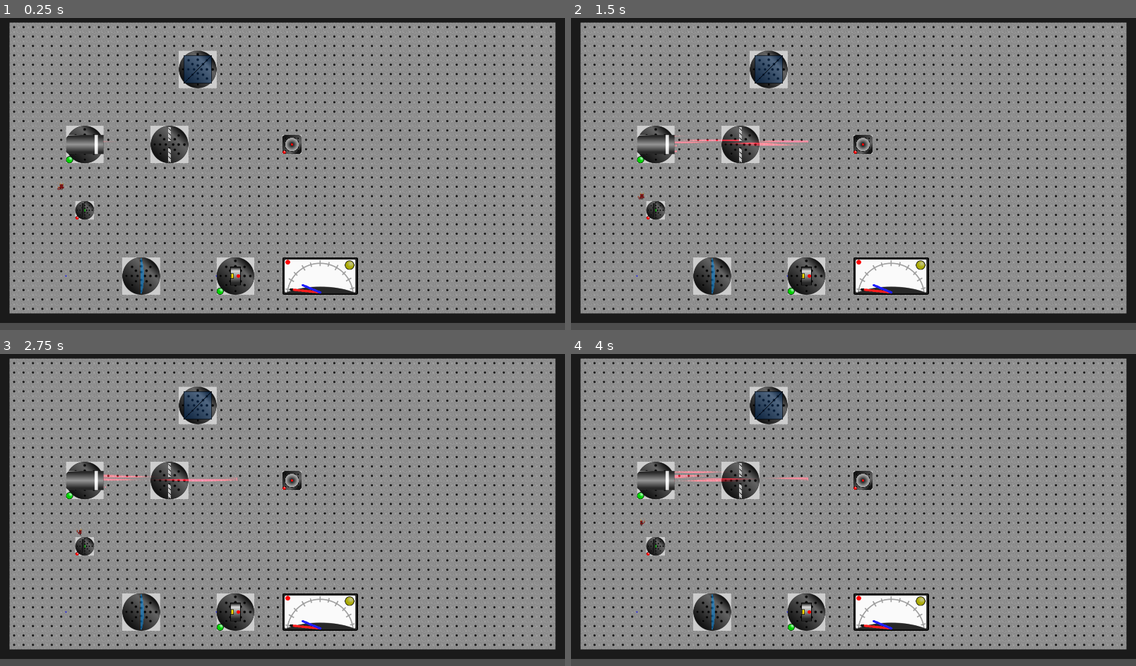
Above: before the commit, frames 1-4 (two rows, left to right).
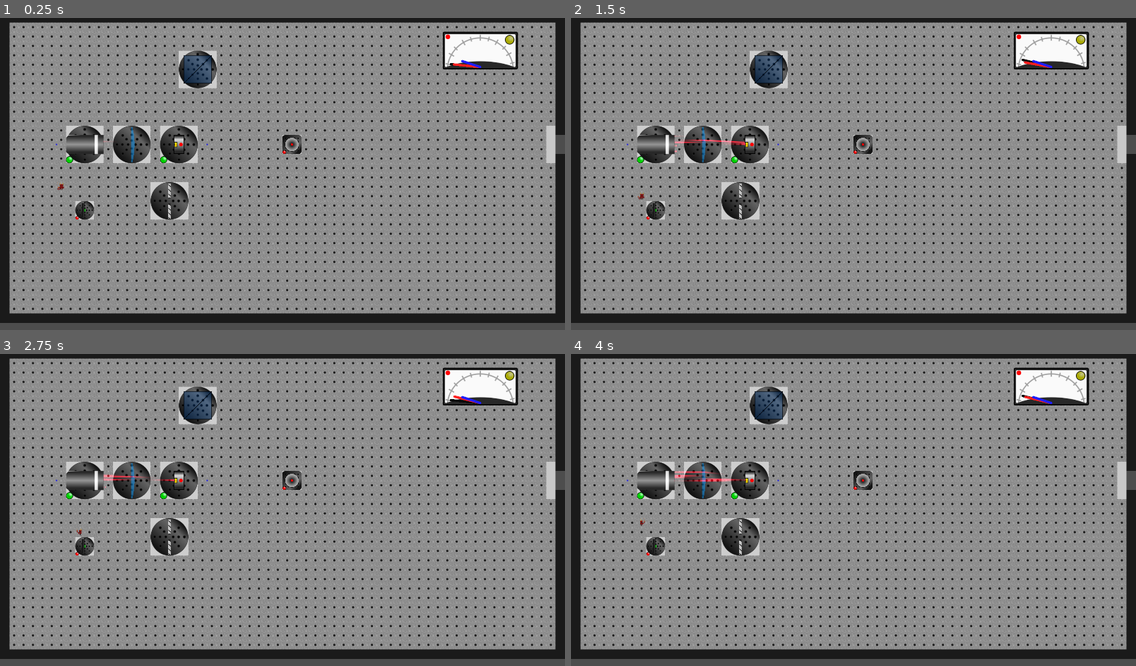
Above: after the commit, the same moments.

Repository: mbapplegate/maxwellDemon
Game: Godot game, scene res://worlds/test_world.tscn
Two runs of this game, one before a commit and one after it. Both use one fixed random seed, a clock stepped at 60 frames per second and the inputs below. The project has no main scene, so this scene is started directly.
Inputs:
- Up to frame 1 (0.25 s): no input
- Up to frame 2 (1.5 s): tap Enter at 0.5 s; hold Right (right) 0.53-1.28 s; hold Shift (pull) 0.53-1.28 s; tap Space (toggleEnergize) at 1.25 s; hold Down (down) from 1.28 s (still down); tap Q (rotateCCW) at 1.35 s
- Up to frame 3 (2.75 s): release Down (down) at 2.03 s; hold Right (right) from 2.03 s (still down); hold E (rotateCW) from 2.03 s (still down)
- Up to frame 4 (4 s): release Right (right) at 2.78 s; release E (rotateCW) at 2.78 s; hold Up (up) 2.78-3.53 s; tap Space (toggleEnergize) at 2.85 s; tap Enter at 3.5 s; hold Left (left) from 3.53 s (still down); hold Shift (pull) from 3.53 s (still down)

The runs differ from the first frame. In frame 1, 7.2% of the frame differs, in the area x 9-100%, y 4-89%; in frame 2, 7.4%; in frame 3, 7.3%; in frame 4, 7.3%.

Commit message:
Added doorway, still some corner cases

Diff:
--- /dev/null
+++ b/Doorway.gd
@@ -0,0 +1,152 @@
+extends Node2D
+
+@onready var leafTimer = $Timer
+@onready var up1 = $up1
+@onready var up2 = $up2
+@onready var up3 = $up3
+@onready var up4 = $up4
+@onready var down1 = $down1
+@onready var down2 = $down2
+@onready var down3 = $down3
+@onready var down4 = $down4
+@onready var doorBodyClosed = $doorBodyClosed
+@onready var doorBodyOpen = $doorBodyOpen
+
+const OPENING_TIME =0.5
+const SEATING_TIME = 0.5
+const DOOR_WIDTH = 96
+const DOOR_OFFSET = 0
+const LINE_WIDTH = 4
+
+var upLeaves = []
+var downLeaves = []
+var leafOpenVec = []
+#var leafIdx = 0
+var isOpening = false
+var isClosing = false
+var isSeated = false
+var startClosedGlobalPosUp = Vector2.ZERO
+var startClosedGlobalPosDown = Vector2.ZERO
+
+func _ready():
+	upLeaves.append(up1)
+	upLeaves.append(up2)
+	upLeaves.append(up3)
+	upLeaves.append(up4)
+	downLeaves.append(down1)
+	downLeaves.append(down2)
+	downLeaves.append(down3)
+	downLeaves.append(down4)
+	startClosedGlobalPosUp = up1.global_position
+	startClosedGlobalPosDown = down1.global_position
+	leafOpenVec.resize(downLeaves.size())
+	leafOpenVec.fill(false)
+	#openDoor()
+
+func openDoor():
+	isOpening = true
+	isClosing = false
+	if not isSeated and leafOpenVec.count(true) == leafOpenVec.size():
+		seatLeaves()
+	else:
+		leafTimer.start()
+
+func closeDoor():
+	isOpening = false
+	isClosing = true
+	leafTimer.start()
+
+func _ray_hit(photonObj:Object, _collPoint:Vector2, _collNormal:Vector2, _collider:Object):
+	photonObj.rayDying = true
+
+
+func seatLeaves():
+
+	leafTimer.stop()
+	var t
+	for i in range(upLeaves.size()):
+		t = get_tree().create_tween()
+		t.set_ease(Tween.EASE_IN)
+		t.set_trans(Tween.TRANS_SPRING)
+		t.tween_property(upLeaves[i],"global_position",startClosedGlobalPosUp+Vector2((4-i)*LINE_WIDTH,-DOOR_WIDTH),SEATING_TIME)
+	for i in range(upLeaves.size()):
+		t = get_tree().create_tween()
+		t.set_ease(Tween.EASE_IN)
+		t.set_trans(Tween.TRANS_SPRING)
+		t.tween_property(downLeaves[i],"global_position",startClosedGlobalPosUp+Vector2((4-i)*LINE_WIDTH,DOOR_WIDTH),SEATING_TIME)
+	await t.finished
+	isSeated = true
+	leafTimer.start()
+
+func unseatLeaves():
+	var t
+	leafTimer.stop()
+	for i in range(upLeaves.size()):
+		t = get_tree().create_tween()
+		t.set_ease(Tween.EASE_OUT)
+		t.set_trans(Tween.TRANS_CUBIC)
+		t.tween_property(upLeaves[i],"global_position",startClosedGlobalPosUp+Vector2(0,-DOOR_WIDTH),1)
+
+	for i in range(downLeaves.size()):
+		t = get_tree().create_tween()
+		t.set_ease(Tween.EASE_OUT)
+		t.set_trans(Tween.TRANS_CUBIC)
+		t.tween_property(downLeaves[i],"global_position",startClosedGlobalPosUp+Vector2(0,DOOR_WIDTH),1)
+	await t.finished
+	isSeated = false
+	leafTimer.start()
+
+func _toggleLeaf(leafIndex:int, opening:bool):
+	var leafUp = upLeaves[leafIndex]
+	var leafDown = downLeaves[leafIndex]
+	leafOpenVec[leafIndex] = opening
+	var tween1 = get_tree().create_tween()
+	tween1.set_ease(Tween.EASE_OUT)
+	tween1.set_trans(Tween.TRANS_CIRC)
+
+	var tween2 = get_tree().create_tween()
+	tween2.set_ease(Tween.EASE_OUT)
+	tween2.set_trans(Tween.TRANS_CIRC)
+
+	if opening:
+		tween1.tween_property(leafUp,"global_position",startClosedGlobalPosUp+Vector2(0,-DOOR_WIDTH),OPENING_TIME)
+		tween2.tween_property(leafDown,"global_position",startClosedGlobalPosDown+Vector2(0,DOOR_WIDTH),OPENING_TIME)
+		if leafOpenVec.count(true) == leafOpenVec.size():
+			tween1.connect("finished",seatLeaves)
+	else:
+		tween1.tween_property(leafUp,"global_position",startClosedGlobalPosUp,OPENING_TIME)
+		tween2.tween_property(leafDown,"global_position",startClosedGlobalPosDown,OPENING_TIME)
+		#tween1.connect("finished",_setLeafOpenState(leafIndex,false))
+
+func _on_timer_timeout():
+	if isOpening:
+		for i in range(upLeaves.size()):
+			if leafOpenVec[i] == false:
+				_toggleLeaf(i,true)
+				break
+
+		leafTimer.start()
+		if leafOpenVec.count(true) == leafOpenVec.size():
+			doorBodyClosed.set_collision_layer(0)
+			doorBodyClosed.set_collision_mask(0)
+			doorBodyOpen.set_collision_layer(3)
+			doorBodyOpen.set_collision_mask(3)
+			isOpening = false
+
+	if  isClosing:
+		if isSeated:
+			unseatLeaves()
+		else:
+			for i in range(upLeaves.size()-1,-1,-1):
+				print(i)
+				if leafOpenVec[i]:
+					_toggleLeaf(i,false)
+					break
+			leafTimer.start()
+
+			if leafOpenVec.count(false) == leafOpenVec.size():
+				doorBodyClosed.set_collision_layer(3)
+				doorBodyClosed.set_collision_mask(3)
+				doorBodyOpen.set_collision_layer(0)
+				doorBodyOpen.set_collision_mask(0)
+				isClosing = false
--- a/scenes/DetectorMeterAnalog/detector_meter.gd
+++ b/scenes/DetectorMeterAnalog/detector_meter.gd
@@ -11,7 +11,7 @@
 
 @export var minPower = 0.0
 @export var maxPower = 10.0
-@export var goalPower = 5
+@export var goalPower:float = 5
 @export var integrationTime = 0.5
 @export var IDColor = Color(1,0,0)
 
@@ -26,6 +26,7 @@
 var arrayIndex = 0
 var currentEnergy = 0.0
 var goalMet = false
+signal goalMetChanged(val:bool)
 
 func _ready():
 	idBall.modulate = IDColor
@@ -68,7 +69,11 @@
 	currentEnergy = 0.0
 	if currentAvg >= goalPower:
 		light.texture = load("res://scenes/DetectorMeterAnalog/indicatorLight_256px_ON.png")
-		goalMet = true
+		if not goalMet:
+			goalMet = true
+			goalMetChanged.emit(goalMet)
 	else:
 		light.texture = load("res://scenes/DetectorMeterAnalog/indicatorLight_256px_OFF.png")
-		goalMet = false
+		if goalMet:
+			goalMet = false
+			goalMetChanged.emit(goalMet)
--- a/scenes/DetectorPoint/point_detector.tscn
+++ b/scenes/DetectorPoint/point_detector.tscn
@@ -47,6 +47,6 @@
 
 [node name="IDSprite" type="Sprite2D" parent="Stage" index="1"]
 z_index = 1
-position = Vector2(10, 0)
+position = Vector2(7, 0)
 scale = Vector2(0.75, 0.75)
 texture = ExtResource("4_qcnat")
--- /dev/null
+++ b/scenes/Doorway/doorway.tscn
@@ -0,0 +1,80 @@
+[gd_scene load_steps=5 format=3 uid="uid://dns1nq8hlfau"]
+
+[ext_resource type="Script" path="res://Doorway.gd" id="1_i0r02"]
+
+[sub_resource type="RectangleShape2D" id="RectangleShape2D_bv4bs"]
+size = Vector2(32, 128)
+
+[sub_resource type="RectangleShape2D" id="RectangleShape2D_375sy"]
+size = Vector2(32, 128)
+
+[sub_resource type="RectangleShape2D" id="RectangleShape2D_mb014"]
+size = Vector2(32, 128)
+
+[node name="Doorway" type="Node2D"]
+position = Vector2(256, 256)
+script = ExtResource("1_i0r02")
+
+[node name="doorBodyClosed" type="StaticBody2D" parent="."]
+collision_layer = 3
+collision_mask = 3
+
+[node name="CollisionShape2D" type="CollisionShape2D" parent="doorBodyClosed"]
+position = Vector2(16, 0)
+shape = SubResource("RectangleShape2D_bv4bs")
+
+[node name="down1" type="Line2D" parent="."]
+points = PackedVector2Array(2, -64, 2, 64)
+width = 4.0
+default_color = Color(0.784314, 0.784314, 0.784314, 1)
+
+[node name="up1" type="Line2D" parent="."]
+points = PackedVector2Array(6, 64, 6, -64)
+width = 4.0
+default_color = Color(0.784314, 0.784314, 0.784314, 1)
+
+[node name="down2" type="Line2D" parent="."]
+points = PackedVector2Array(10, -64, 10, 64)
+width = 4.0
+default_color = Color(0.784314, 0.784314, 0.784314, 1)
+
+[node name="up2" type="Line2D" parent="."]
+points = PackedVector2Array(14, 64, 14, -64)
+width = 4.0
+default_color = Color(0.784314, 0.784314, 0.784314, 1)
+
+[node name="up3" type="Line2D" parent="."]
+points = PackedVector2Array(22, 64, 22, -64)
+width = 4.0
+default_color = Color(0.784314, 0.784314, 0.784314, 1)
+
+[node name="down3" type="Line2D" parent="."]
+points = PackedVector2Array(18, -64, 18, 64)
+width = 4.0
+default_color = Color(0.784314, 0.784314, 0.784314, 1)
+
+[node name="up4" type="Line2D" parent="."]
+points = PackedVector2Array(30, 64, 30, -64)
+width = 4.0
+default_color = Color(0.784314, 0.784314, 0.784314, 1)
+
+[node name="down4" type="Line2D" parent="."]
+points = PackedVector2Array(26, -64, 26, 64)
+width = 4.0
+default_color = Color(0.784314, 0.784314, 0.784314, 1)
+
+[node name="Timer" type="Timer" parent="."]
+wait_time = 0.25
+one_shot = true
+
+[node name="doorBodyOpen" type="StaticBody2D" parent="."]
+
+[node name="CollisionShape2D" type="CollisionShape2D" parent="doorBodyOpen"]
+position = Vector2(16, -96)
+shape = SubResource("RectangleShape2D_375sy")
+
+[node name="CollisionShape2D2" type="CollisionShape2D" parent="doorBodyOpen"]
+position = Vector2(16, 96)
+shape = SubResource("RectangleShape2D_mb014")
+
+[connection signal="timeout" from="Timer" to="." method="_on_timer_timeout"]
--- a/scenes/Player/player.gd
+++ b/scenes/Player/player.gd
@@ -36,6 +36,7 @@
 
 func _ready():
 	self.position = self.position.snapped(Vector2.ONE * TILE_SIZE)
+	#self.position += Vector2.ONE*(TILE_SIZE/2)
 	screen_size = get_viewport_rect().size
 	idleCount = SEC_TO_IDLE+1
 	idle = true
--- a/worlds/test_world.gd
+++ b/worlds/test_world.gd
@@ -1,12 +1,21 @@
 extends Node2D
 
 @onready var tmap = $TileMap
+@onready var door = $Doorway
+@onready var detMeter = $DetectorMeter
 
 # Called when the node enters the scene tree for the first time.
 func _ready():
+	detMeter.goalMetChanged.connect(_toggleDoor)
 	for child in get_children():
 		if child is pushableObject:
 			child.initialize()
 
 func _ray_hit(photonObj:Object, _collPoint:Vector2, _collNormal:Vector2, _collider:Object):
 	photonObj.rayDying = true
+
+func _toggleDoor(val):
+	if val:
+		door.openDoor()
+	else:
+		door.closeDoor()
--- a/worlds/test_world.tscn
+++ b/worlds/test_world.tscn
@@ -11,6 +11,7 @@
 [ext_resource type="PackedScene" uid="uid://c3mpywrtffsf3" path="res://scenes/LEDSource/led_source.tscn" id="9_amk6m"]
 [ext_resource type="PackedScene" uid="uid://dn3852bgxqccu" path="res://scenes/DetectorMeterAnalog/detector_meter.tscn" id="12_6rhjo"]
 [ext_resource type="PackedScene" uid="uid://bq36hxil0t1vi" path="res://scenes/DetectorPoint/point_detector.tscn" id="13_8apwg"]
+[ext_resource type="PackedScene" uid="uid://dns1nq8hlfau" path="res://scenes/Doorway/doorway.tscn" id="13_c74tw"]
 [ext_resource type="PackedScene" uid="uid://b18q2fk6kxyef" path="res://scenes/Iris/iris.tscn" id="13_nvoua"]
 
 [sub_resource type="TileSetAtlasSource" id="TileSetAtlasSource_3e3qs"]
@@ -43,7 +44,7 @@
 [node name="TileMap" type="TileMap" parent="."]
 tile_set = SubResource("TileSet_7qghk")
 format = 2
-layer_0/tile_data = PackedInt32Array(65537, 0, 0, 131073, 0, …(27559 unchanged characters)… 6, 1, 0, 57, 1, 0, 58, 1, 0, 59, 1, 0, 60, 1, 0, 65595, 1, 0, 131131, 1, 0, 196667, 1, 0, 262203, 1, 0, 327739, 1, 0, 393275, 1, 0, 458811, 1, 0, 524347, 1, 0, 589883, 1, 0, 655419, 1, 0, 720955, 1, 0, 786491, 1, 0, 852027, 1, 0, 917563, 1, 0, 983099, 1, 0, 1048635, 1, 0, 1114171, 1, 0, 1179707, 1, 0, 1245243, 1, 0, 1310779, 1, 0, 1376315, 1, 0, 1441851, 1, 0, 1507387, 1, 0, 1572923, 1, 0, 1638459, 1, 0, 1703995, 1, 0, 1769531, 1, 0, 1835067, 1, 0, 1900603, 1, 0, 1966139, 1, 0, 2031675, 1, 0, 2097211, 1, 0, 2097152, 1, 0, 2031616, 1, 0, 1966080, 1, 0, 1900544, 1, 0, 1835008, 1, 0, 1769472, 1, 0, 1703936, 1, 0, 1638400, 1, 0, 1572864, 1, 0, 1507328, 1, 0, 1441792, 1, 0, 1376256, 1, 0, 1310720, 1, 0, 1245184, 1, 0, 1114117, 0, 0, 2097153, 1, 0, 2097154, 1, 0, 2097155, 1, 0, 2097156, 1, 0, 2097157, 1, 0, 2097193, 1, 0, 2097194, 1, 0, 2097195, 1, 0)
+layer_0/tile_data = PackedInt32Array(65537, 0, 0, 131073, 0, …(27559 unchanged characters)… 6, 1, 0, 57, 1, 0, 58, 1, 0, 59, 1, 0, 65595, 1, 0, 131131, 1, 0, 196667, 1, 0, 262203, 1, 0, 327739, 1, 0, 393275, 1, 0, 458811, 1, 0, 524347, 1, 0, 589883, 1, 0, 655419, 1, 0, 1179707, 1, 0, 1245243, 1, 0, 1310779, 1, 0, 1376315, 1, 0, 1441851, 1, 0, 1507387, 1, 0, 1572923, 1, 0, 1638459, 1, 0, 1703995, 1, 0, 1769531, 1, 0, 1835067, 1, 0, 1900603, 1, 0, 1966139, 1, 0, 2031675, 1, 0, 2097211, 1, 0, 2097152, 1, 0, 2031616, 1, 0, 1966080, 1, 0, 1900544, 1, 0, 1835008, 1, 0, 1769472, 1, 0, 1703936, 1, 0, 1638400, 1, 0, 1572864, 1, 0, 1507328, 1, 0, 1441792, 1, 0, 1376256, 1, 0, 1310720, 1, 0, 1245184, 1, 0, 1114117, 0, 0, 2097153, 1, 0, 2097154, 1, 0, 2097155, 1, 0, 2097156, 1, 0, 2097157, 1, 0, 2097193, 1, 0, 2097194, 1, 0, 2097195, 1, 0, 720955, 1, 0, 786491, 1, 0, 1114171, 1, 0, 1048635, 1, 0, 983099, 1, 0)
 
 [node name="Player" parent="." instance=ExtResource("3_y4irg")]
 position = Vector2(192, 576)
@@ -57,7 +58,7 @@
 isEnergized = false
 
 [node name="LensPlanoConvex" parent="." instance=ExtResource("8_t0pox")]
-position = Vector2(481, 895)
+position = Vector2(448, 448)
 LENS_HEIGHT = 120
 isEnergizeable = false
 
@@ -76,13 +77,16 @@
 isEnergized = false
 
 [node name="DetectorMeter" parent="." instance=ExtResource("12_6rhjo")]
-position = Vector2(1088, 896)
+position = Vector2(1632, 128)
 maxPower = 20.0
-goalPower = 2
+goalPower = 1.5
 integrationTime = 0.25
 
 [node name="PointDetector" parent="DetectorMeter" instance=ExtResource("13_8apwg")]
-position = Vector2(-288, 0)
+position = Vector2(-1024, 320)
 
 [node name="Iris" parent="." instance=ExtResource("13_nvoua")]
-position = Vector2(576, 448)
+position = Vector2(576, 640)
+
+[node name="Doorway" parent="." instance=ExtResource("13_c74tw")]
+position = Vector2(1856, 448)
Not shown: 1 places in worlds/test_world.tscn that only renumber resources
